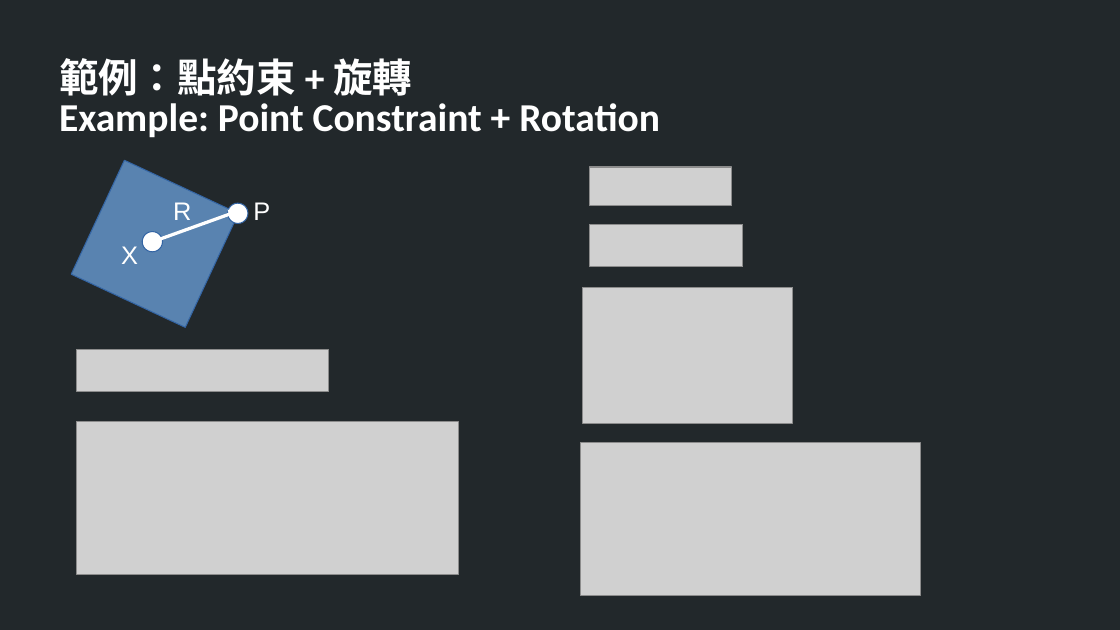
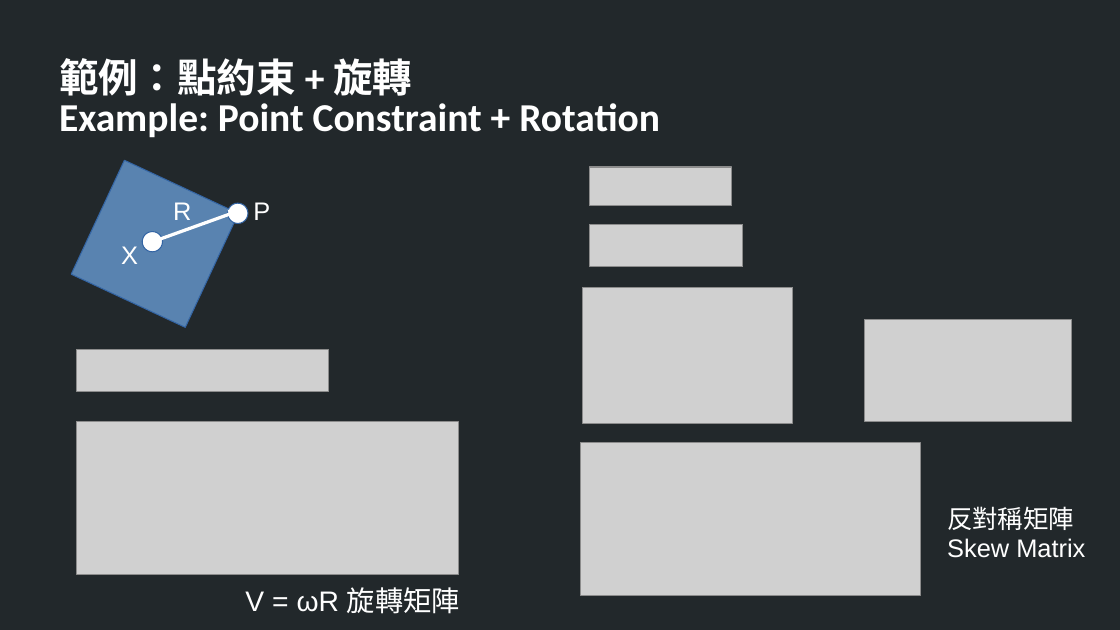
Before and after one commit to t7214948ttt/unity-physics-constraints, a slide deck: slide 25 of 3f00g-em509.ppt. Drawn at 1120x630 pixels with LibreOffice and Linux fonts; fonts in the diff are those of the drawing; grey boxes stand for pictures. Boxes give left, top, right and bottom in pixels: in the first picture for what was removed or moved away, otherwise in the second. Text is boxed around its words. In the diff, an @@ line names an element or a change of style, - is before the commit and + after.

```diff
--- a/3f00g-em509.ppt
+++ b/3f00g-em509.ppt
@@ picture added at <box>864,320,1071,422</box> @@
@@ text added at <box>947,506,1085,558</box>, 18 pt, text #FFFFFF @@
+反對稱矩陣
+Skew Matrix
@@ text added at <box>245,587,460,614</box>, 20 pt, text #FFFFFF @@
+V = ωR 旋轉矩陣
```
Also in this commit, not shown: 3 other slides changed, 2 slides added, 1 slide removed, 1 other file.
